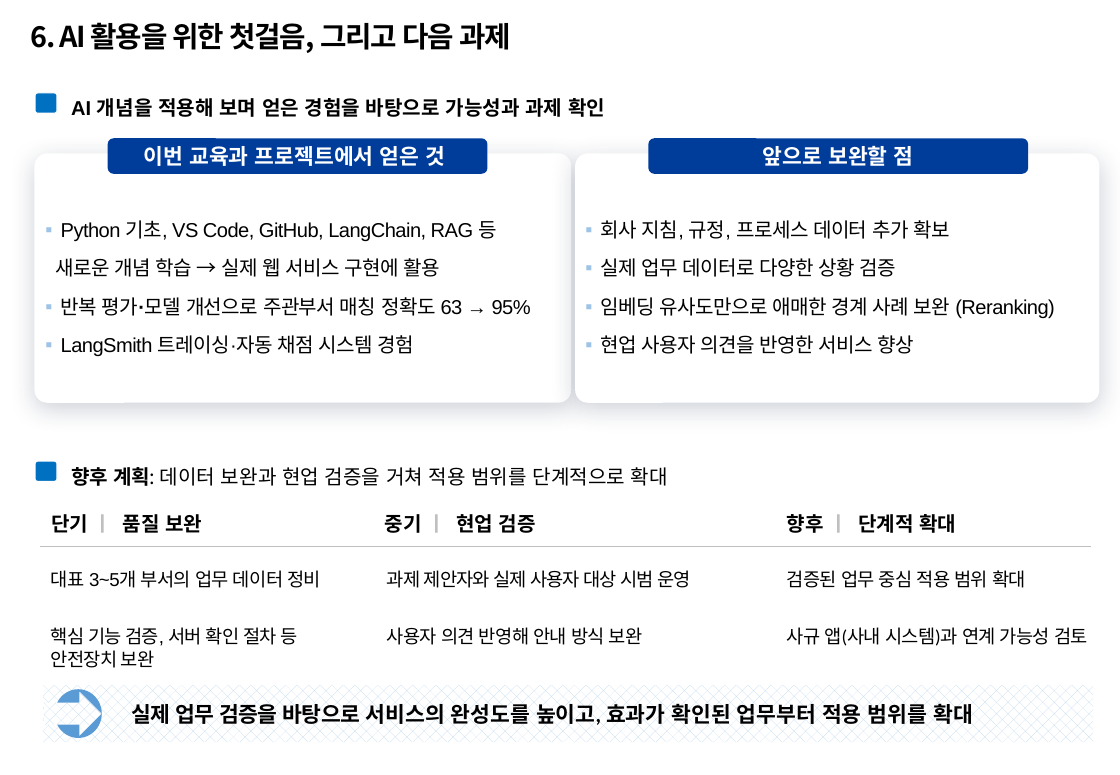
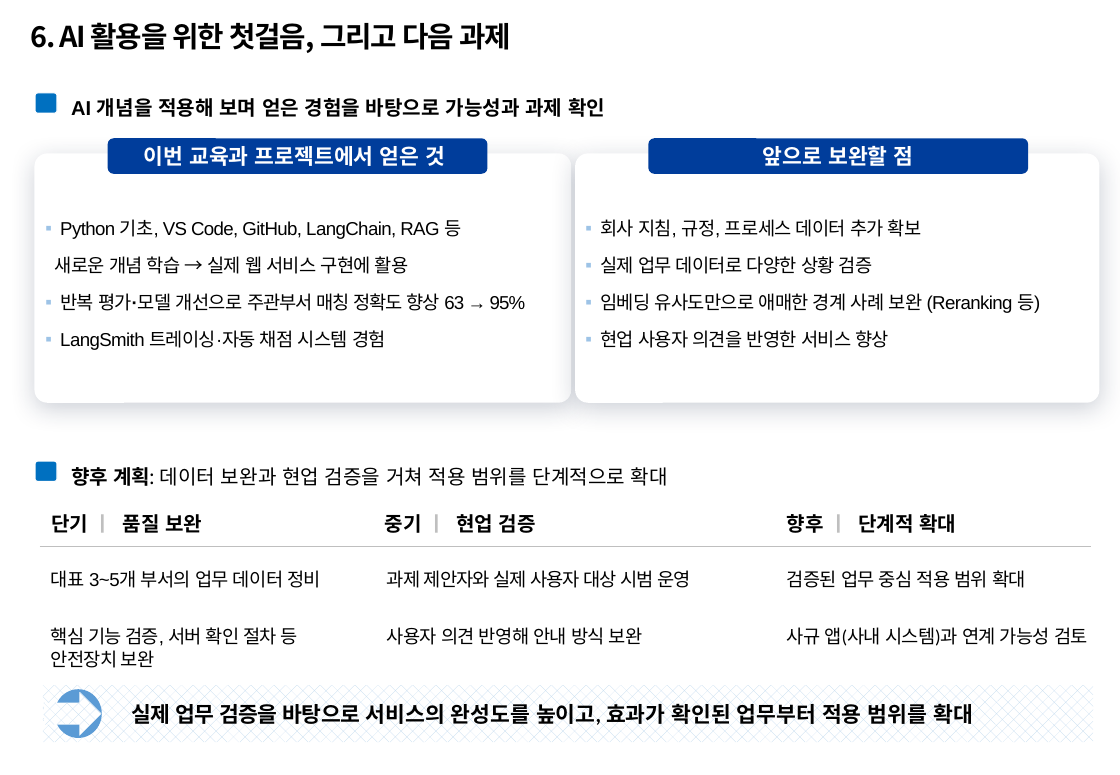
Before and after one commit to temmi81-hue/department-ragas, a slide deck: slide 7 of presentation/submission/26년 포스코퓨처엠 AI활용전문가 과정_사무계_송다혜.pptx. Drawn at 1120x775 pixels with LibreOffice and Linux fonts; fonts in the diff are those of the drawing; background and template pictures are left out. Boxes give left, top, right and bottom in pixels: in the first picture for what was removed or moved away, otherwise in the second. Text is boxed around its words. In the diff, an @@ line names an element or a change of style, - is before the commit and + after.

```diff
--- a/presentation/submission/26년 포스코퓨처엠 AI활용전문가 과정_사무계_송다혜.pptx
+++ b/presentation/submission/26년 포스코퓨처엠 AI활용전문가 과정_사무계_송다혜.pptx
@@ text at box(55, 219, 461, 350): size 14 to 13 pt in "Python 기초, VS Code, GitHub, LangChain, RAG ...", "새로운 개념 학습 → 실제 웹 서비스 ...", "LangSmith 트레이싱·자동 채점 시스템 경험" @@
@@ text at box(600, 219, 922, 348): size 14 to 13 pt in "회사 지침, 규정, 프로세스 데이터 추가 확보", "실제 업무 데이터로 다양한 상황 검증", "현업 사용자 의견을 반영한 서비스 향상" @@
@@ text at box(60, 293, 526, 311): text changed; size 14 to 13 pt @@
-▪ 반복 평가·모델 개선으로 주관부서 매칭 정확도 63 → 95%
+▪ 반복 평가·모델 개선으로 주관부서 매칭 정확도 향상 63 → 95%
@@ text at box(600, 293, 1040, 313): text changed; size 14 to 13 pt @@
-▪ 임베딩 유사도만으로 애매한 경계 사례 보완 (Reranking)
+▪ 임베딩 유사도만으로 애매한 경계 사례 보완 (Reranking 등)
```
Also in this commit, not shown: 2 other slides changed.
